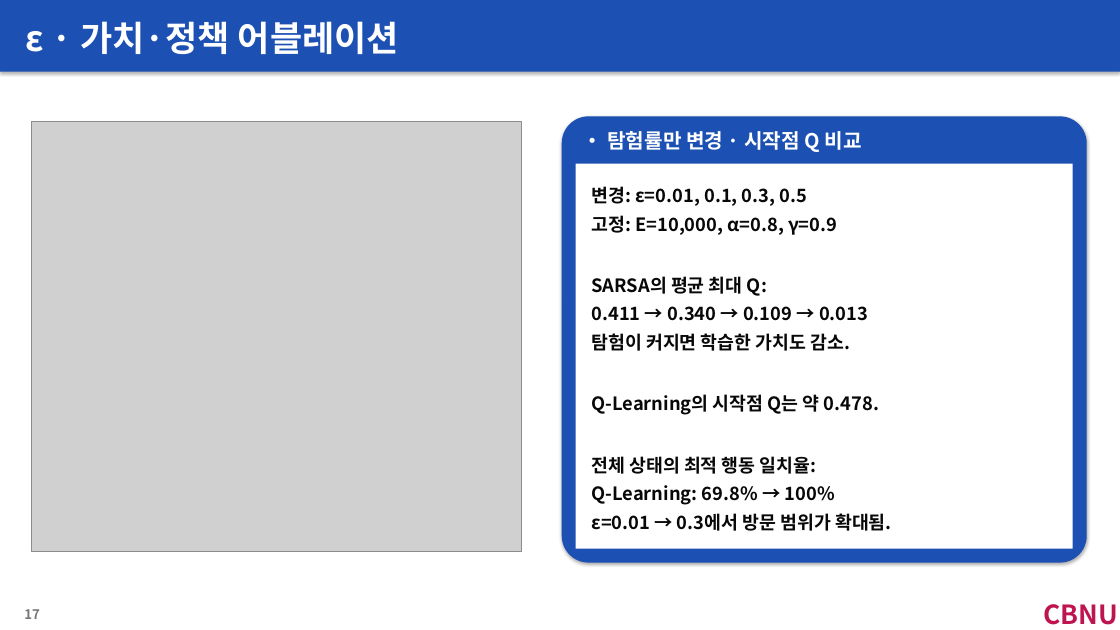
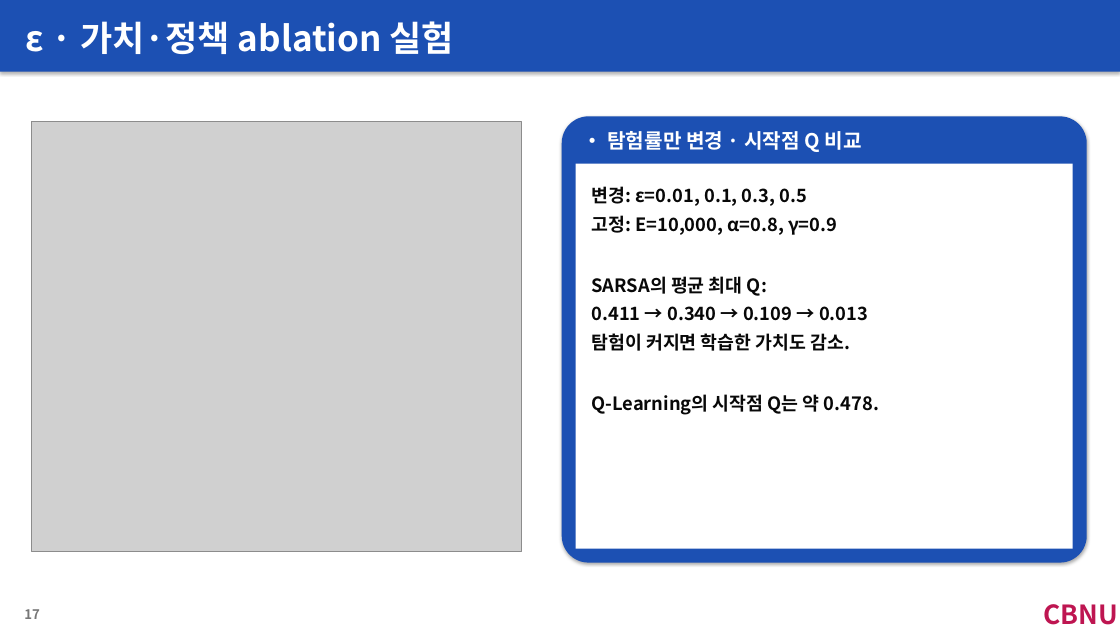
Before and after one commit to Minjea31/ppt_workspace, a slide deck: slide 12 of output/RL_week6/RL_week6.pptx (slide 17 before the commit). Drawn at 1120x630 pixels with LibreOffice and Linux fonts; fonts in the diff are those of the drawing; grey boxes stand for pictures. Boxes give left, top, right and bottom in pixels: in the first picture for what was removed or moved away, otherwise in the second. Text is boxed around its words. In the diff, an @@ line names an element or a change of style, - is before the commit and + after.

```diff
--- a/output/RL_week6/RL_week6.pptx
+++ b/output/RL_week6/RL_week6.pptx
@@ text at (25,21,454,54): text changed @@
-ε · 가치·정책 어블레이션
+ε · 가치·정책 ablation 실험
@@ text at (591,186,879,415): text changed @@
-변경: ε=0.01, 0.1, 0.3, 0.5
-고정: E=10,000, α=0.8, γ=0.9
-SARSA의 평균 최대 Q:
-0.411 → 0.340 → 0.109 → 0.013
-탐험이 커지면 학습한 가치도 감소.
-Q-Learning의 시작점 Q는 약 0.478.
-전체 상태의 최적 행동 일치율:
-Q-Learning: 69.8% → 100%
-ε=0.01 → 0.3에서 방문 범위가 확대됨.
+변경: ε=0.01, 0.1, 0.3, 0.5
+고정: E=10,000, α=0.8, γ=0.9
+SARSA의 평균 최대 Q:
+0.411 → 0.340 → 0.109 → 0.013
+탐험이 커지면 학습한 가치도 감소.
+Q-Learning의 시작점 Q는 약 0.478.
```
Also in this commit, not shown: 19 other slides changed, 5 slides removed.
